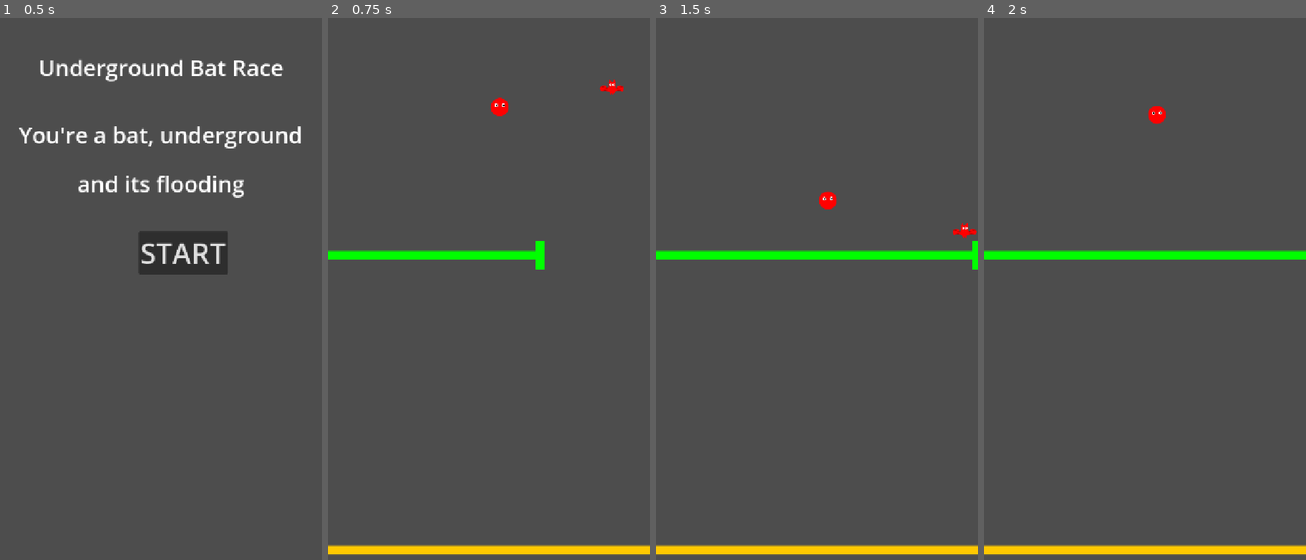
Above: before the commit, frames 1-4 (left to right).
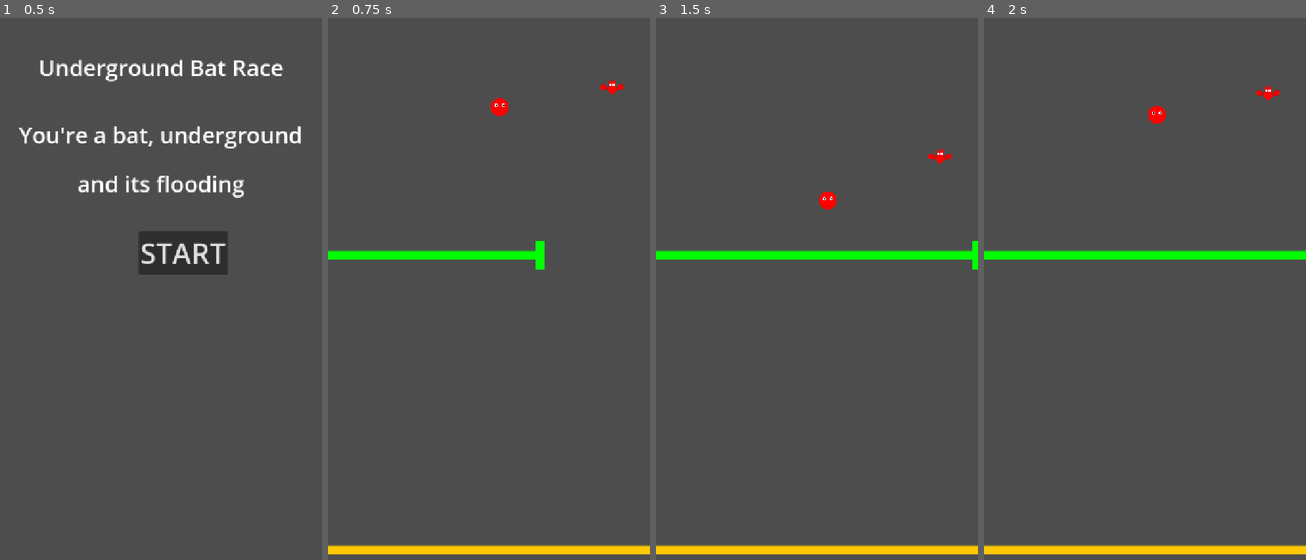
Above: after the commit, the same moments.

Repository: robmayhew/underground_bat_race
Game: Godot game, scene res://title.tscn
The game is run twice, just before and just after one commit, with the same random seed, the same clock (stepped at 60 frames per second) and the same inputs.
Inputs (mouse positions are in pixels of both pictures, inside the frame that each line leads up to):
- Up to frame 1 (0.5 s): no input
- Up to frame 2 (0.75 s): click "START" at 0.5 s
- Up to frame 3 (1.5 s): tap Enter (ui_accept) at 1.25, 1.35 s; move the mouse to (887, 267) at 1.27 s; hold Right (ui_right) from 1.28 s (still down); click (887, 267) at 1.42 s
- Up to frame 4 (2 s): keep holding Right (ui_right); tap Enter (ui_accept) at 1.52, 1.82 s

Frame 1 is identical in both runs. In frame 2, less than 0.1% of the frame differs, in the area x 84-92%, y 12-14%; in frame 3, 0.2%, in the area x 84-100%, y 24-41%; in frame 4, 0.1%.

Commit message:
Added bat flap

Diff:
--- a/godot/bat.gd
+++ b/godot/bat.gd
@@ -1,28 +1,61 @@
 extends CharacterBody2D
 
+signal first_flap
+signal any_flap
+signal hit_pipe_or_water
 
 const SPEED = 300.0
 const JUMP_VELOCITY = -400.0
+var is_first_flap = true
+var is_game_over = false
 
 func _ready() -> void:
-	$AnimatedSprite2D.play("default")
+	$AnimatedSprite2D.play("idle")
+
+func _input(event: InputEvent) -> void:
+	# Handle screen tap for mobile/web
+	if event is InputEventScreenTouch and event.pressed:
+		_flap()
 
 
 func _physics_process(delta: float) -> void:
-	# Add the gravity.
-	if not is_on_floor():
-		velocity += get_gravity() * delta
+	# Always apply gravity so the bat falls.
+	velocity += get_gravity() * delta
+	if is_game_over:
+		velocity.y += 400 ## fall faster weh dying
 
-	# Handle jump.
-	if Input.is_action_just_pressed("ui_accept") and is_on_floor():
-		velocity.y = JUMP_VELOCITY
+	# Handle jump/fly - bat can fly up anytime spacebar is pressed.
+	if Input.is_action_just_pressed("ui_accept"):
+		_flap()
 
-	# Get the input direction and handle the movement/deceleration.
-	# As good practice, you should replace UI actions with custom gameplay actions.
-	var direction := Input.get_axis("ui_left", "ui_right")
-	if direction:
-		velocity.x = direction * SPEED
-	else:
-		velocity.x = move_toward(velocity.x, 0, SPEED)
+	# Slow down animation when falling
+	if velocity.y > 0:
+		$AnimatedSprite2D.speed_scale = 0.5
 
 	move_and_slide()
+
+
+func _flap() -> void:
+	any_flap.emit()
+	if is_game_over:
+		return
+	if is_first_flap:
+		first_flap.emit()
+		is_first_flap = false
+	$AnimatedSprite2D.speed_scale = 2.0
+	$AnimatedSprite2D.play('fly')
+
+	velocity.y = JUMP_VELOCITY
+
+func reset_for_new_game():
+	is_first_flap = true
+	is_game_over = false
+	$AnimatedSprite2D.play("idle")
+
+func _on_pipe_detector_area_entered(area: Area2D) -> void:
+	hit_pipe_or_water.emit()
+	pass
+
+func game_over():
+	is_game_over = true
+	$AnimatedSprite2D.play('dead')
